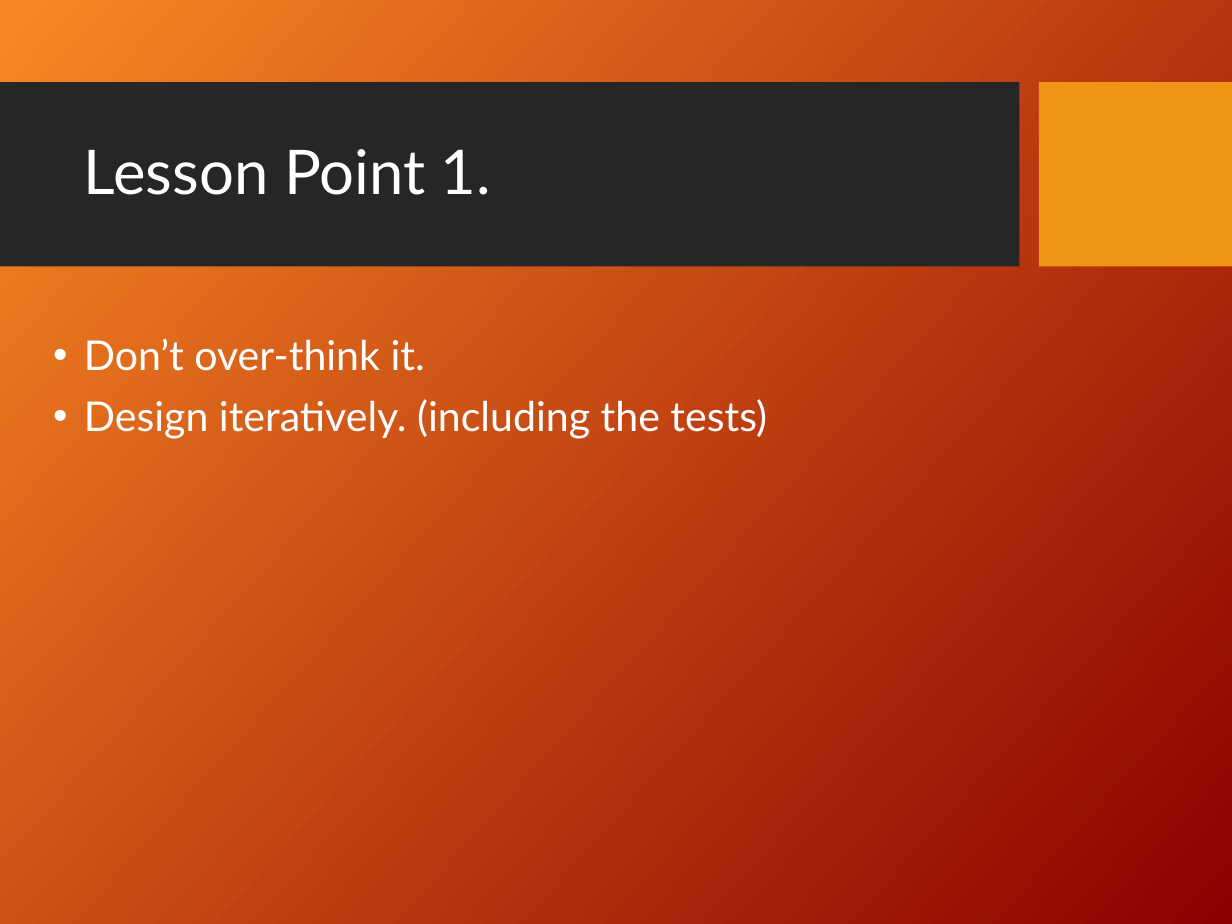
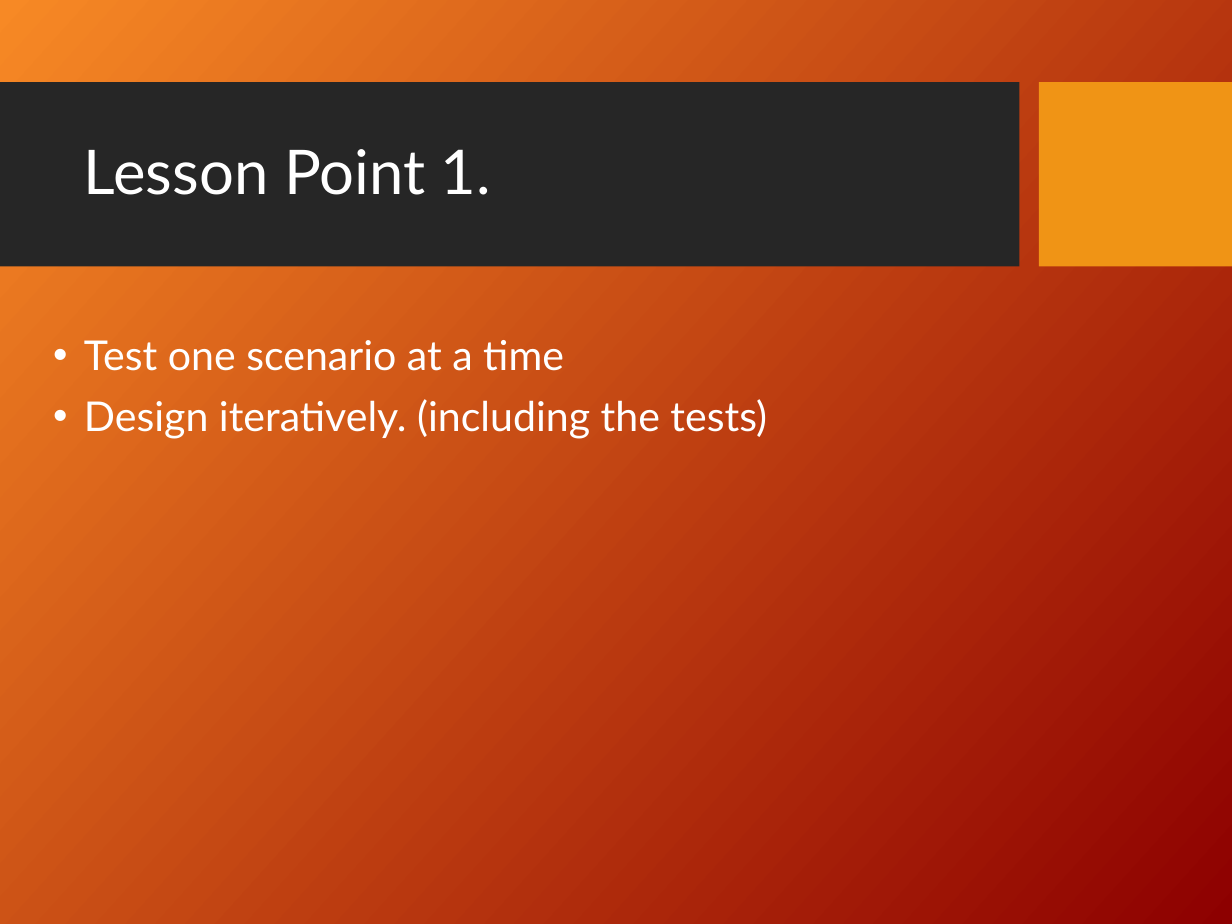
Before and after one commit to dkneuma/BowlingGame, a slide deck: slide 24 of Documentation/Bowling Game Kata.ppt (slide 22 before the commit). Drawn at 1232x924 pixels with LibreOffice and Linux fonts; fonts in the diff are those of the drawing; background and template pictures are left out. Boxes give left, top, right and bottom in pixels: in the first picture for what was removed or moved away, otherwise in the second. Text is boxed around its words. In the diff, an @@ line names an element or a change of style, - is before the commit and + after.

```diff
--- a/Documentation/Bowling Game Kata.ppt
+++ b/Documentation/Bowling Game Kata.ppt
@@ text at bbox=[84, 340, 564, 371]: text changed @@
-• Don’t over-think it.
+• Test one scenario at a time
```
Also in this commit, not shown: 1 other slide changed, 3 slides added, 5 other files.
